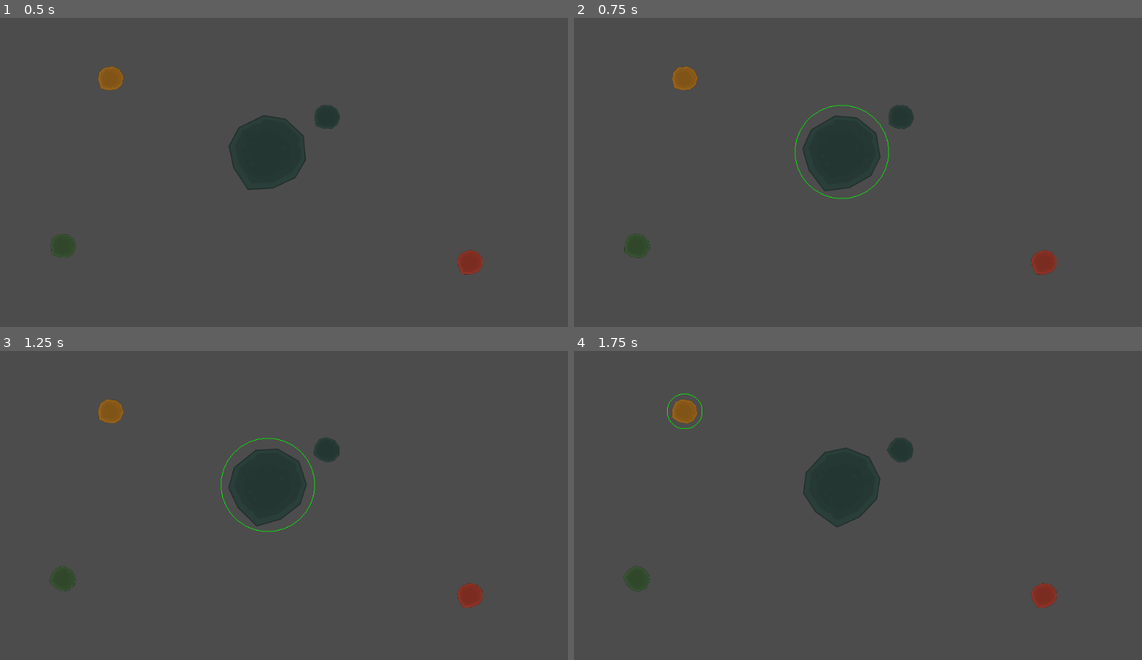
Above: before the commit, frames 1-4 (two rows, left to right).
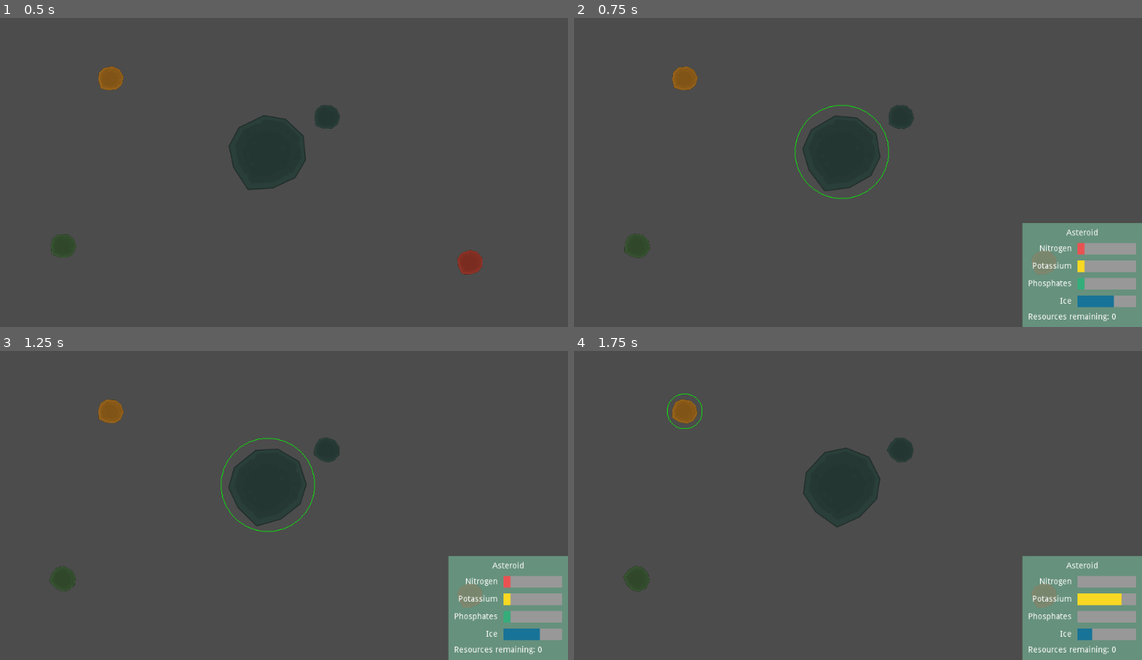
Above: after the commit, the same moments.

Repository: Bloodyaugust/kenney-jam-2022
Game: Godot game, scene res://main.tscn
Two runs of this game, one before a commit and one after it. Both use one fixed random seed, a clock stepped at 60 frames per second and the inputs below.
Inputs (mouse positions are in pixels of both pictures, inside the frame that each line leads up to):
- Up to frame 1 (0.5 s): no input
- Up to frame 2 (0.75 s): tap Enter at 0.5 s; drag from (840, 150) to (687, 79) at 0.52 s
- Up to frame 3 (1.25 s): no input
- Up to frame 4 (1.75 s): tap Space at 1.25 s; drag from (687, 412) to (840, 483) at 1.27 s

Frame 1 is identical in both runs. In frame 2, 7.1% of the frame differs, in the area x 78-100%, y 66-100%; in frame 3, 7.1%; in frame 4, 7.1%.

Commit message:
Add SelectedAsteroid view and basic theme
- SelectedAsteroid view shows the relative amount of resource types, and resources left

Diff:
--- a/data/asteroid.gd
+++ b/data/asteroid.gd
@@ -6,3 +6,13 @@
 export var phosphates: float
 export var size: float
 export var water: float
+
+func get_resource_ratios() -> Dictionary:
+  var total: float = nitrogen + potassium + phosphates + water
+
+  return {
+    "nitrogen": nitrogen / total,
+    "potassium": potassium / total,
+    "phosphates": phosphates / total,
+    "water": water / total,
+   }
--- a/main.tscn
+++ b/main.tscn
@@ -7,6 +7,20 @@
 [ext_resource path="res://lib/BetterCam.tscn" type="PackedScene" id=5]
 [ext_resource path="res://data/asteroids/small_nitrogen.tres" type="Resource" id=6]
 [ext_resource path="res://data/asteroids/small_potassium.tres" type="Resource" id=7]
+[ext_resource path="res://theme.tres" type="Theme" id=8]
+[ext_resource path="res://views/SelectedAsteroid.gd" type="Script" id=9]
+
+[sub_resource type="StyleBoxFlat" id=1]
+bg_color = Color( 0.921569, 0.32549, 0.32549, 1 )
+
+[sub_resource type="StyleBoxFlat" id=2]
+bg_color = Color( 0.976471, 0.85098, 0.137255, 1 )
+
+[sub_resource type="StyleBoxFlat" id=3]
+bg_color = Color( 0.211765, 0.682353, 0.486275, 1 )
+
+[sub_resource type="StyleBoxFlat" id=4]
+bg_color = Color( 0.0941176, 0.454902, 0.596078, 1 )
 
 [node name="Node2D" type="Node2D"]
 
@@ -30,3 +44,135 @@
 [node name="Asteroid2" parent="." instance=ExtResource( 1 )]
 position = Vector2( 101, -60 )
 data_resource = ExtResource( 3 )
+
+[node name="CanvasLayer" type="CanvasLayer" parent="."]
+
+[node name="SelectedAsteroid" type="PanelContainer" parent="CanvasLayer"]
+anchor_left = 1.0
+anchor_top = 1.0
+anchor_right = 1.0
+anchor_bottom = 1.0
+margin_left = -178.0
+margin_top = -110.0
+grow_horizontal = 0
+grow_vertical = 0
+theme = ExtResource( 8 )
+script = ExtResource( 9 )
+
+[node name="MarginContainer" type="MarginContainer" parent="CanvasLayer/SelectedAsteroid"]
+self_modulate = Color( 1, 1, 1, 0.784314 )
+margin_right = 204.0
+margin_bottom = 178.0
+size_flags_horizontal = 3
+size_flags_vertical = 3
+theme = ExtResource( 8 )
+
+[node name="VBoxContainer" type="VBoxContainer" parent="CanvasLayer/SelectedAsteroid/MarginContainer"]
+margin_left = 10.0
+margin_top = 10.0
+margin_right = 194.0
+margin_bottom = 168.0
+
+[node name="Label" type="Label" parent="CanvasLayer/SelectedAsteroid/MarginContainer/VBoxContainer"]
+margin_right = 184.0
+margin_bottom = 14.0
+text = "Asteroid"
+align = 1
+
+[node name="Nitrogen" type="HBoxContainer" parent="CanvasLayer/SelectedAsteroid/MarginContainer/VBoxContainer"]
+margin_top = 24.0
+margin_right = 184.0
+margin_bottom = 44.0
+alignment = 2
+
+[node name="Label" type="Label" parent="CanvasLayer/SelectedAsteroid/MarginContainer/VBoxContainer/Nitrogen"]
+margin_left = 19.0
+margin_top = 3.0
+margin_right = 74.0
+margin_bottom = 17.0
+text = "Nitrogen"
+
+[node name="NitrogenAmount" type="ProgressBar" parent="CanvasLayer/SelectedAsteroid/MarginContainer/VBoxContainer/Nitrogen"]
+unique_name_in_owner = true
+margin_left = 84.0
+margin_right = 184.0
+margin_bottom = 20.0
+rect_min_size = Vector2( 100, 20 )
+custom_styles/fg = SubResource( 1 )
+value = 10.0
+percent_visible = false
+
+[node name="Potassium" type="HBoxContainer" parent="CanvasLayer/SelectedAsteroid/MarginContainer/VBoxContainer"]
+margin_top = 54.0
+margin_right = 184.0
+margin_bottom = 74.0
+alignment = 2
+
+[node name="Label" type="Label" parent="CanvasLayer/SelectedAsteroid/MarginContainer/VBoxContainer/Potassium"]
+margin_left = 7.0
+margin_top = 3.0
+margin_right = 74.0
+margin_bottom = 17.0
+text = "Potassium"
+
+[node name="PotassiumAmount" type="ProgressBar" parent="CanvasLayer/SelectedAsteroid/MarginContainer/VBoxContainer/Potassium"]
+unique_name_in_owner = true
+margin_left = 84.0
+margin_right = 184.0
+margin_bottom = 20.0
+rect_min_size = Vector2( 100, 20 )
+custom_styles/fg = SubResource( 2 )
+value = 10.0
+percent_visible = false
+
+[node name="Phosphates" type="HBoxContainer" parent="CanvasLayer/SelectedAsteroid/MarginContainer/VBoxContainer"]
+margin_top = 84.0
+margin_right = 184.0
+margin_bottom = 104.0
+alignment = 2
+
+[node name="Label" type="Label" parent="CanvasLayer/SelectedAsteroid/MarginContainer/VBoxContainer/Phosphates"]
+margin_top = 3.0
+margin_right = 74.0
+margin_bottom = 17.0
+text = "Phosphates"
+
+[node name="PhosphatesAmount" type="ProgressBar" parent="CanvasLayer/SelectedAsteroid/MarginContainer/VBoxContainer/Phosphates"]
+unique_name_in_owner = true
+margin_left = 84.0
+margin_right = 184.0
+margin_bottom = 20.0
+rect_min_size = Vector2( 100, 20 )
+custom_styles/fg = SubResource( 3 )
+value = 10.0
+percent_visible = false
+
+[node name="Water" type="HBoxContainer" parent="CanvasLayer/SelectedAsteroid/MarginContainer/VBoxContainer"]
+margin_top = 114.0
+margin_right = 184.0
+margin_bottom = 134.0
+alignment = 2
+
+[node name="Label" type="Label" parent="CanvasLayer/SelectedAsteroid/MarginContainer/VBoxContainer/Water"]
+margin_left = 54.0
+margin_top = 3.0
+margin_right = 74.0
+margin_bottom = 17.0
+text = "Ice"
+
+[node name="WaterAmount" type="ProgressBar" parent="CanvasLayer/SelectedAsteroid/MarginContainer/VBoxContainer/Water"]
+unique_name_in_owner = true
+margin_left = 84.0
+margin_right = 184.0
+margin_bottom = 20.0
+rect_min_size = Vector2( 100, 20 )
+custom_styles/fg = SubResource( 4 )
+value = 10.0
+percent_visible = false
+
+[node name="ResourcesRemaining" type="Label" parent="CanvasLayer/SelectedAsteroid/MarginContainer/VBoxContainer"]
+unique_name_in_owner = true
+margin_top = 144.0
+margin_right = 184.0
+margin_bottom = 158.0
+text = "Resources Remaining: 0000"
--- /dev/null
+++ b/theme.tres
@@ -0,0 +1,20 @@
+[gd_resource type="Theme" load_steps=4 format=2]
+
+[sub_resource type="StyleBoxFlat" id=1]
+bg_color = Color( 0.462745, 0.729412, 0.6, 1 )
+
+[sub_resource type="StyleBoxFlat" id=3]
+bg_color = Color( 0.462745, 0.729412, 0.6, 0.635294 )
+
+[sub_resource type="StyleBoxFlat" id=2]
+
+[resource]
+HBoxContainer/constants/separation = 10
+MarginContainer/constants/margin_bottom = 10
+MarginContainer/constants/margin_left = 10
+MarginContainer/constants/margin_right = 10
+MarginContainer/constants/margin_top = 10
+Panel/styles/panel = SubResource( 1 )
+PanelContainer/styles/panel = SubResource( 3 )
+ProgressBar/styles/bg = SubResource( 2 )
+VBoxContainer/constants/separation = 10
--- /dev/null
+++ b/views/SelectedAsteroid.gd
@@ -0,0 +1,30 @@
+extends Control
+
+onready var _nitrogen: ProgressBar = $"%NitrogenAmount"
+onready var _potassium: ProgressBar = $"%PotassiumAmount"
+onready var _phosphates: ProgressBar = $"%PhosphatesAmount"
+onready var _resources: Label = $"%ResourcesRemaining"
+onready var _water: ProgressBar = $"%WaterAmount"
+
+func _on_asteroid_selected(asteroid):
+  if asteroid:
+    var _asteroid_data: AsteroidData = asteroid.data as AsteroidData
+    visible = true
+
+    var _resource_ratios: Dictionary = _asteroid_data.get_resource_ratios()
+    _nitrogen.value = _resource_ratios.nitrogen * 100
+    _potassium.value = _resource_ratios.potassium * 100
+    _phosphates.value = _resource_ratios.phosphates * 100
+    _water.value = _resource_ratios.water * 100
+
+  else:
+    visible = false
+
+func _process(delta):
+  if visible:
+    _resources.text = "Resources remaining: %s" % Store.selected_asteroid._resources
+
+func _ready():
+  Store.connect("asteroid_selected", self, "_on_asteroid_selected")
+
+  visible = false
Not shown: 1 places in main.tscn that only renumber resources
